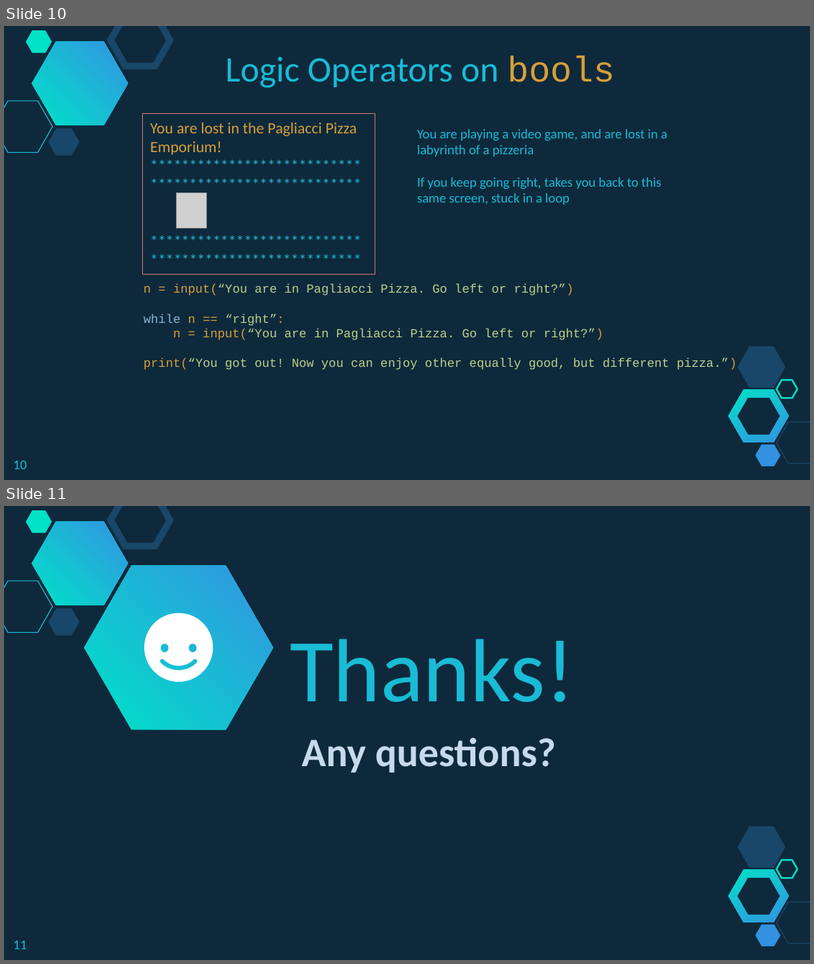
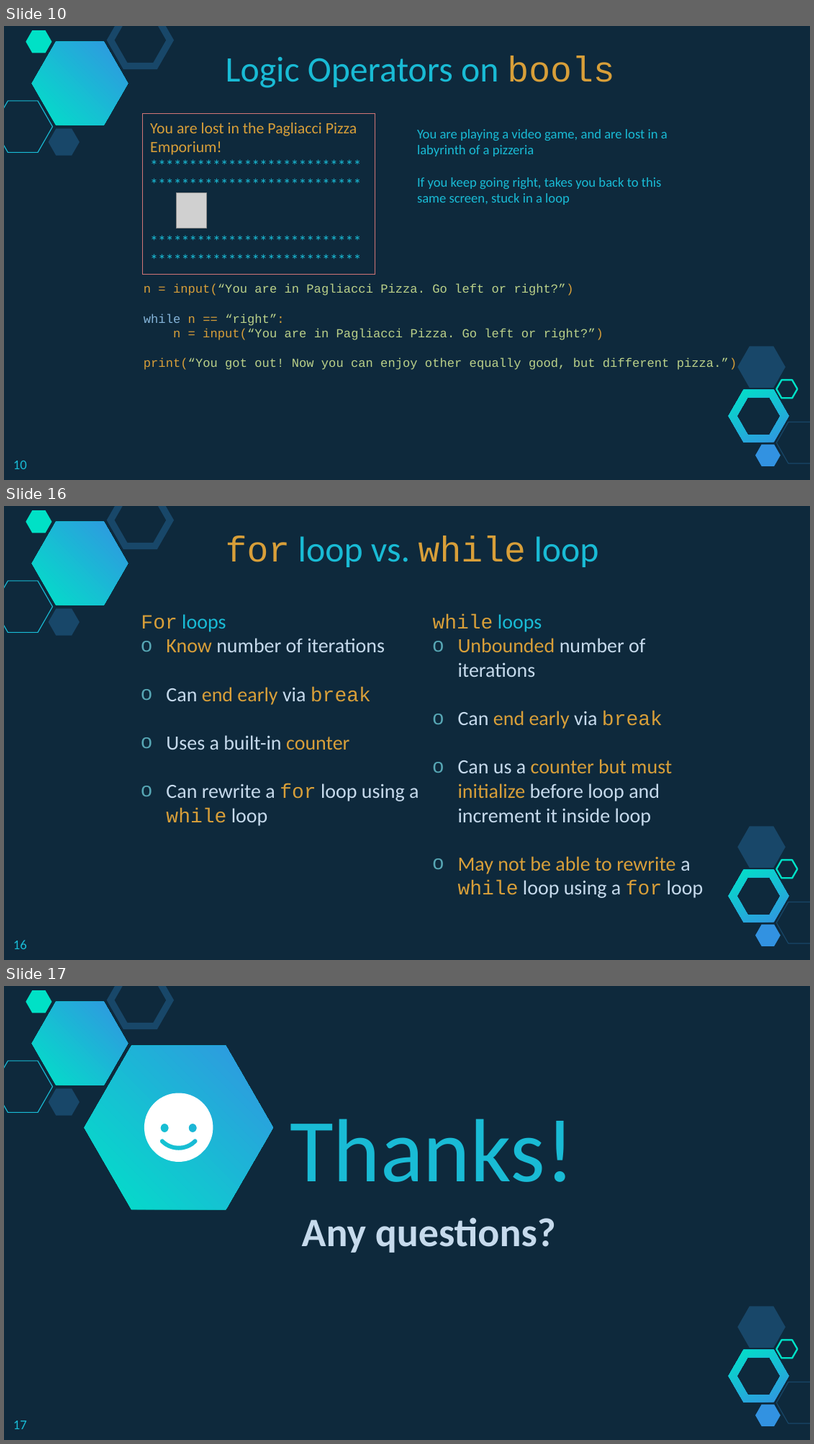
Before and after one commit to branhoff/python_class_101, a slide deck: lecture_slides/6_Python Lesson - Control Flow - While and For Loops.pptx. Shown one above the other, each under a label of ours: slides 10 and 11 before the commit, slides 10, 16 and 17 after it; the slides between them are not shown. The pictures are 814x964 and 814x1444 pixels, drawn with LibreOffice and Linux fonts; fonts in the diff are those of the drawing; grey boxes stand for pictures. Boxes give left, top, right and bottom in pixels: in the first picture for what was removed or moved away, otherwise in the second. Text is boxed around its words. In the diff, an @@ line names an element or a change of style, - is before the commit and + after.

```diff
--- a/lecture_slides/6_Python Lesson - Control Flow - While and For Loops.pptx
+++ b/lecture_slides/6_Python Lesson - Control Flow - While and For Loops.pptx
@@ slide 16 added at [4,506,810,960], background #0E293C; not listed: 10 template elements that a slide beside it also shows @@
@@ text added at [226,536,599,567], 32 pt, text #19BBD5 @@
+for loop vs. while loop
@@ text added at [141,614,419,826], 18 pt, text #C6DAEC @@
+For loops
+o Know number of iterations
+o Can end early via break
+o Uses a built-in counter
+o Can rewrite a for loop using a while loop
@@ text added at [433,614,704,898], 18 pt, text #D89F39 @@
+while loops
+o Unbounded number of iterations
+o Can end early via break
+o Can us a counter but must initialize before loop and increment it inside loop
+o May not be able to rewrite a while loop using a for loop
@@ page number added at [13,939,27,949], 12 pt, text #19BBD5 @@
+16
@@ what was slide 11 is now slide 17 @@
@@ page number at [13,1420,27,1429]: text changed @@
-11
+17
```
Also in this commit, not shown: 5 other slides added, 15 slides removed, 11 other files.
